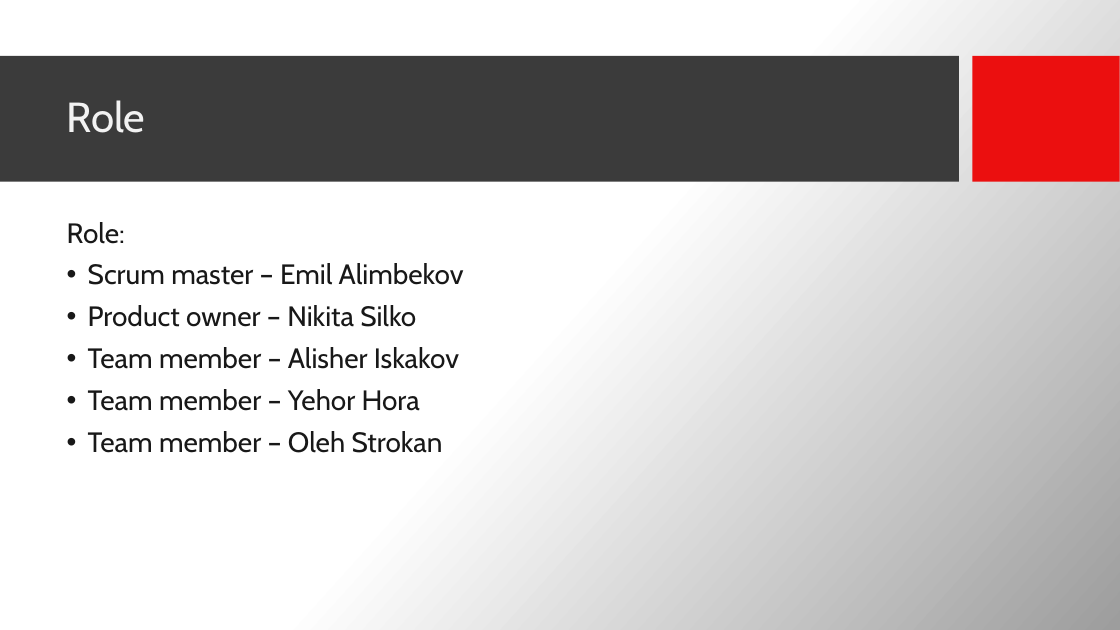
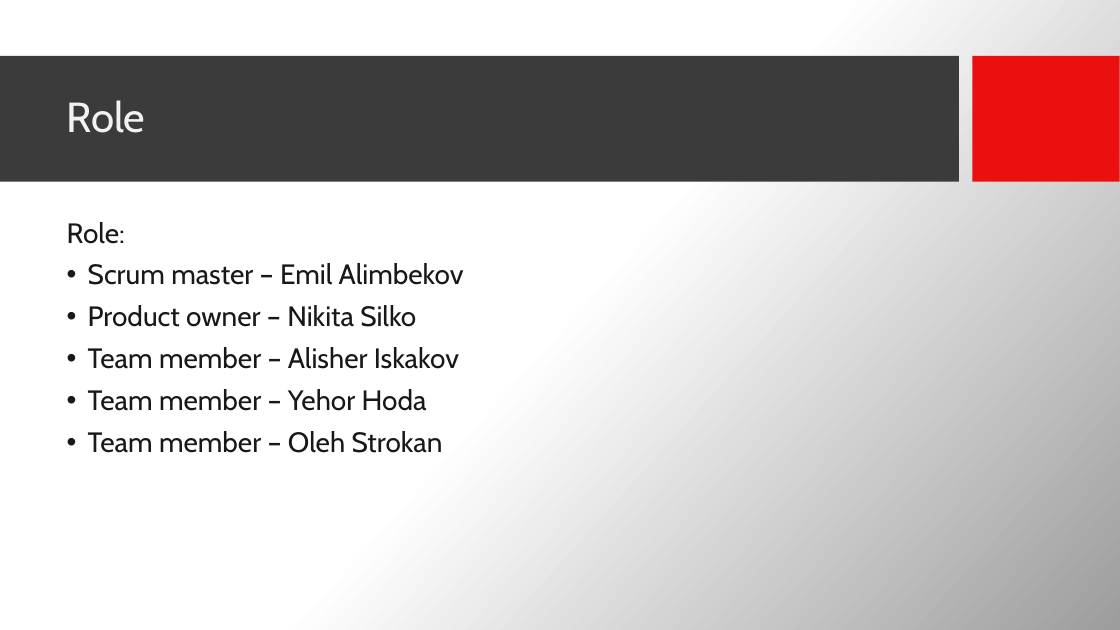
Before and after one commit to OlegStrokan/vspj-project, a slide deck: slide 7 of Sprint-1 2.pptx. Drawn at 1120x630 pixels with LibreOffice and Linux fonts; fonts in the diff are those of the drawing; background and template pictures are left out. Boxes give left, top, right and bottom in pixels: in the first picture for what was removed or moved away, otherwise in the second. Text is boxed around its words. In the diff, an @@ line names an element or a change of style, - is before the commit and + after.

Commit message:
Add files via upload
бля надеюсь получиться

```diff
--- a/Sprint-1 2.pptx
+++ b/Sprint-1 2.pptx
@@ text at [88,389,427,411]: text changed @@
-• Team member – Yehor Hora
+• Team member – Yehor Hoda
```
